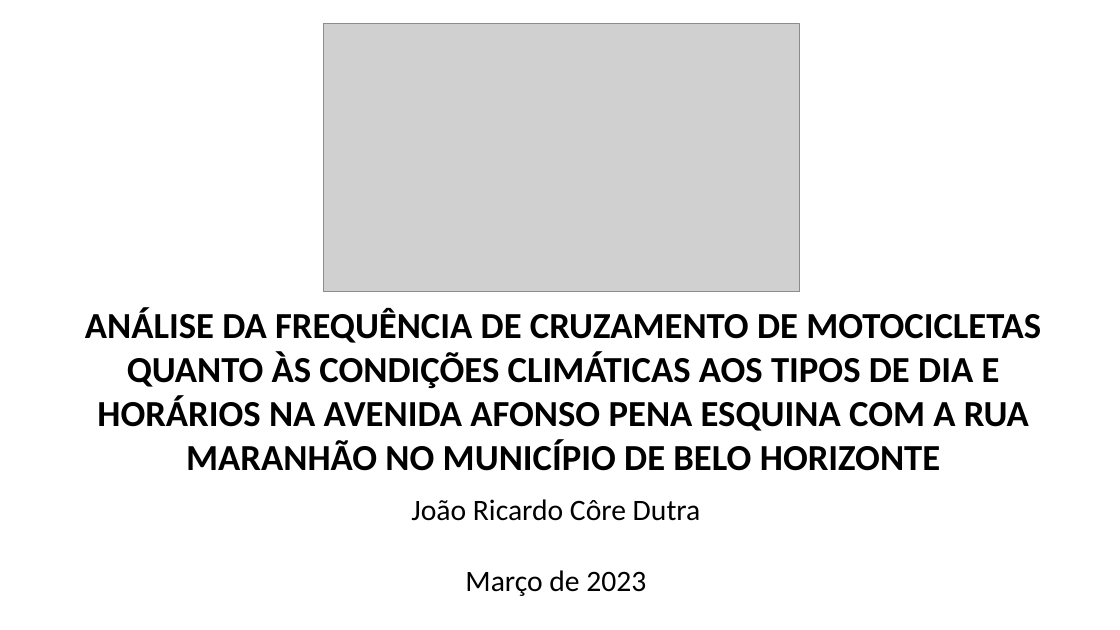
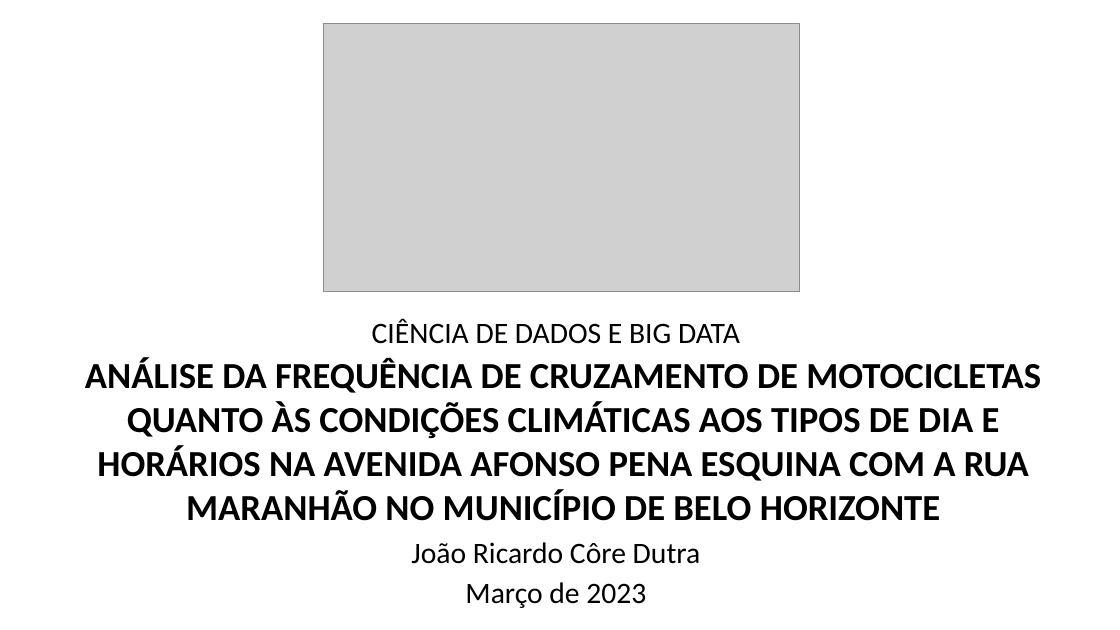
Before and after one commit to jrdutra/tcc_ciencia_de_dados_puc_minas, a slide deck: slide 1 of Apresentacao.odp. Drawn at 1120x630 pixels with LibreOffice and Linux fonts; fonts in the diff are those of the drawing; grey boxes stand for pictures. Boxes give left, top, right and bottom in pixels: in the first picture for what was removed or moved away, otherwise in the second. Text is boxed around its words. In the diff, an @@ line names an element or a change of style, - is before the commit and + after.

Commit message:
Atualizando apresentação

```diff
--- a/Apresentacao.odp
+++ b/Apresentacao.odp
@@ text added at box(372, 319, 740, 344), 21 pt, text #000000 @@
+CIÊNCIA DE DADOS E BIG DATA
@@ text "ANÁLISE DA FREQUÊNCIA DE CRUZAMENTO ...": place and size @@
-text "ANÁLISE DA FREQUÊNCIA DE CRUZAMENTO ..." at box(85, 308, 1041, 471)
+text "ANÁLISE DA FREQUÊNCIA DE CRUZAMENTO ..." at box(85, 358, 1041, 521)
@@ text "João Ricardo Côre Dutra": place and size @@
-text "João Ricardo Côre Dutra" at box(411, 499, 701, 596)
+text "João Ricardo Côre Dutra" at box(411, 542, 701, 564)
@@ text at box(465, 570, 646, 596): paragraph removed @@
-Março de 2023
@@ text added at box(465, 582, 646, 608), 21 pt, text #000000 @@
+Março de 2023
```
Also in this commit, not shown: 1 other file.
